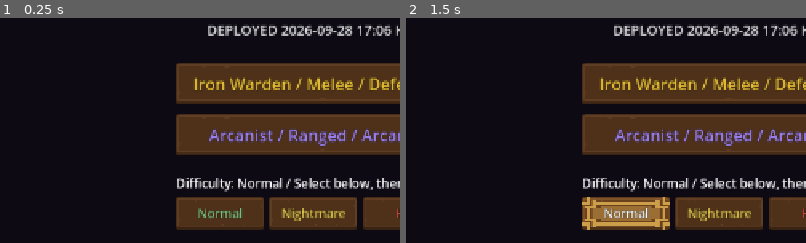
Above: before the commit, frames 1-2 (left to right).
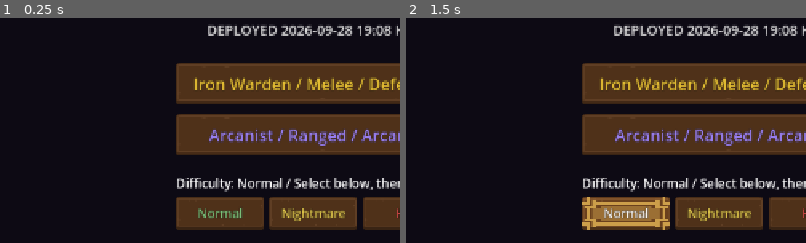
Above: after the commit, the same moments.

Repository: jflakeee/diablo
Game: Godot game, scene res://main.tscn
Two runs of this game, one before a commit and one after it. Both use one fixed random seed, a clock stepped at 60 frames per second and the inputs below.
Inputs:
- Up to frame 1 (0.25 s): no input
- Up to frame 2 (1.5 s): click "Normal" at 0.5 s; click "Normal" at 1.25 s
The pictures show only the part of the screen within x 11-61%, y 32-82%; the shares and areas given below are measured in that part.

The runs differ from the first frame. In frame 1, 0.1% of the frame differs, in the area x 91-98%, y 3-8%; in frame 2, 0.1%.

Commit message:
Add asynchronous actor idle motion

Diff:
--- a/prototype/game_dungeon/actor.gd
+++ b/prototype/game_dungeon/actor.gd
@@ -62,12 +62,15 @@
 func setup(tex: Texture2D) -> void:
 	_sprite = AnimatedSprite2D.new()
 	add_child(_sprite)
+	_idle_phase = float(get_instance_id() % 29) * 0.31
 	set_sprite_texture(tex)
 
 var _base_scale := 1.0
 var _prev_grid := Vector2.ZERO
 var _anim_t := 0.0
 var _pop_t := 0.0
+var _idle_t := 0.0
+var _idle_phase := 0.0
 
 func _new_frames() -> SpriteFrames:
 	var frames := SpriteFrames.new()
@@ -216,6 +219,7 @@
 		_sprite.play(animation)
 
 static func animation_selftest() -> bool:
+	var breath_peak := idle_breath_shape(PI * 0.5)
 	return direction_for_motion(Vector2(1, 0), Facing.SOUTH) == Facing.EAST \
 		and direction_for_motion(Vector2(-1, 0), Facing.SOUTH) == Facing.WEST \
 		and direction_for_motion(Vector2(0, -1), Facing.SOUTH) == Facing.NORTH \
@@ -223,7 +227,12 @@
 		and direction_for_motion(Vector2(1, 1), Facing.NORTH) == Facing.NORTH \
 		and _priority(AnimState.DEATH) > _priority(AnimState.HIT) \
 		and _priority(AnimState.HIT) > _priority(AnimState.ATTACK) \
-		and _priority(AnimState.ATTACK) > _priority(AnimState.WALK)
+		and _priority(AnimState.ATTACK) > _priority(AnimState.WALK) \
+		and breath_peak.y > 1.0 and breath_peak.x < 1.0
+
+static func idle_breath_shape(phase: float) -> Vector2:
+	var breath := sin(phase)
+	return Vector2(1.0 - breath * 0.012, 1.0 + breath * 0.018)
 
 func state_count() -> int:
 	return _states_seen.size()
@@ -241,6 +250,7 @@
 	var grid_motion := grid_position - _prev_grid
 	_prev_grid = grid_position
 	var moving := grid_motion.length() > 0.01
+	_idle_t += delta
 	set_motion(grid_motion)
 	if moving:
 		_anim_t += delta * 12.0
@@ -255,7 +265,15 @@
 	_sprite.rotation = 0.0
 	_sprite.modulate = Color.WHITE
 	var scale_factor := 1.0
+	var scale_shape := Vector2.ONE
 	match _anim_state:
+		AnimState.IDLE:
+			var breath_phase := _idle_t * 2.2 + _idle_phase
+			scale_shape = idle_breath_shape(breath_phase)
+			_sprite.position.y = -maxf(0.0, sin(breath_phase)) * 0.7
+		AnimState.WALK:
+			var landing := absf(sin(_anim_t))
+			scale_shape = Vector2(1.0 + landing * 0.025, 1.0 - landing * 0.035)
 		AnimState.ATTACK:
 			_sprite.position = direction * (7.0 * pulse)
 			_sprite.rotation = (0.10 if _facing in [Facing.SOUTH, Facing.EAST] else -0.10) * pulse
@@ -278,7 +296,7 @@
 		_sprite.modulate = _sprite.modulate.lerp(Color(0.62, 0.82, 1.0), 0.45)
 	if _pop_t > 0.0:
 		_pop_t = maxf(0.0, _pop_t - delta)
-	_sprite.scale = Vector2.ONE * _base_scale * scale_factor
+	_sprite.scale = scale_shape * _base_scale * scale_factor
 
 func skill_level(id: String) -> int:
 	return int(skills.get(id, 0))
--- a/prototype/game_dungeon/main.gd
+++ b/prototype/game_dungeon/main.gd
@@ -36,7 +36,7 @@
 const FogOverlay := preload("res://fog_overlay.gd")
 const TemplateTheme := preload("res://ui/template_theme.gd")
 const CombatFX := preload("res://combat_fx.gd")
-const DEPLOYED_AT_KST := "2026-09-28 17:06 KST"
+const DEPLOYED_AT_KST := "2026-09-28 19:08 KST"
 
 var _grid: Array = []
 var _astar: AStarGrid2D
